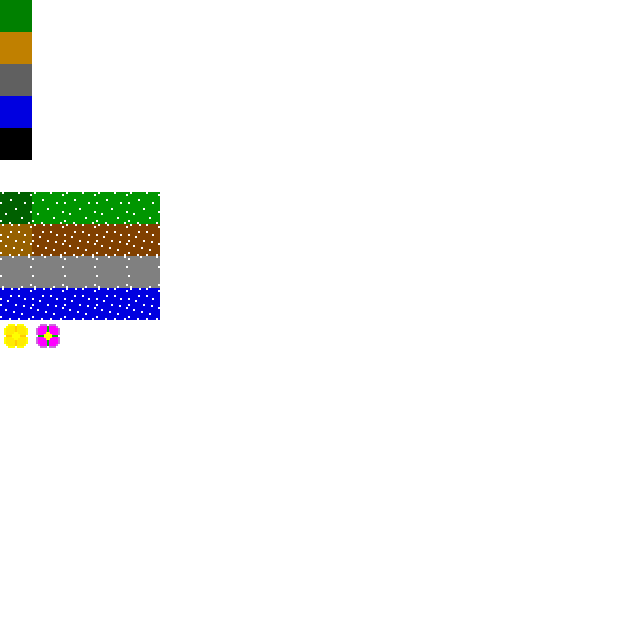
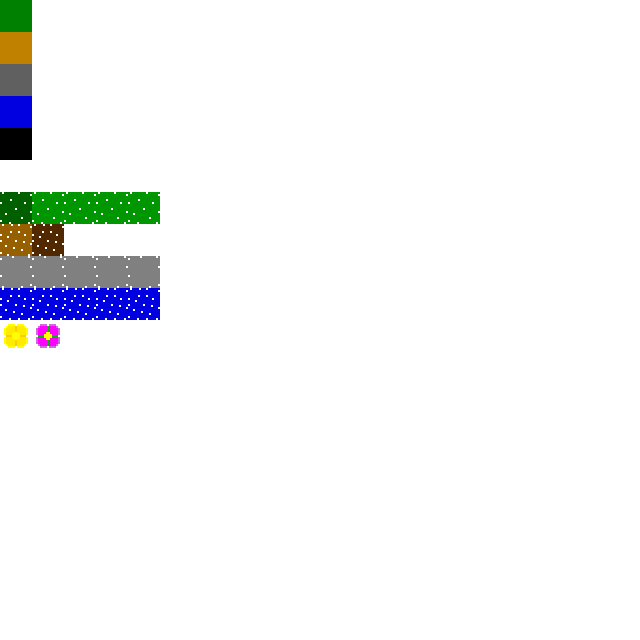
Before/after of a 640px x 640px layered artwork. What changed in the layer stack:
added layer "Pasted Layer" above "Background" over [32,224,64,256]
painted on "Background" over [7,224,160,256]
